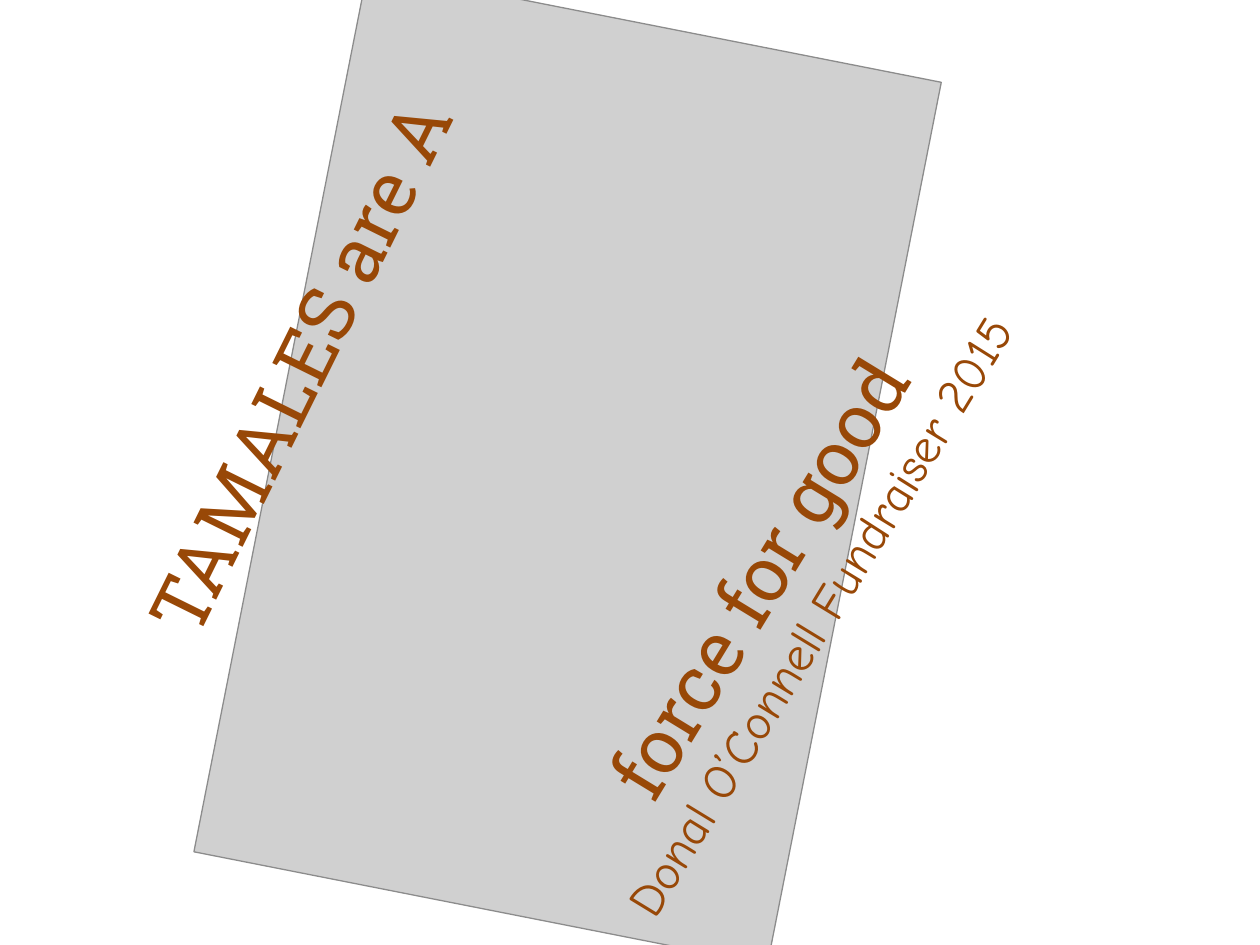
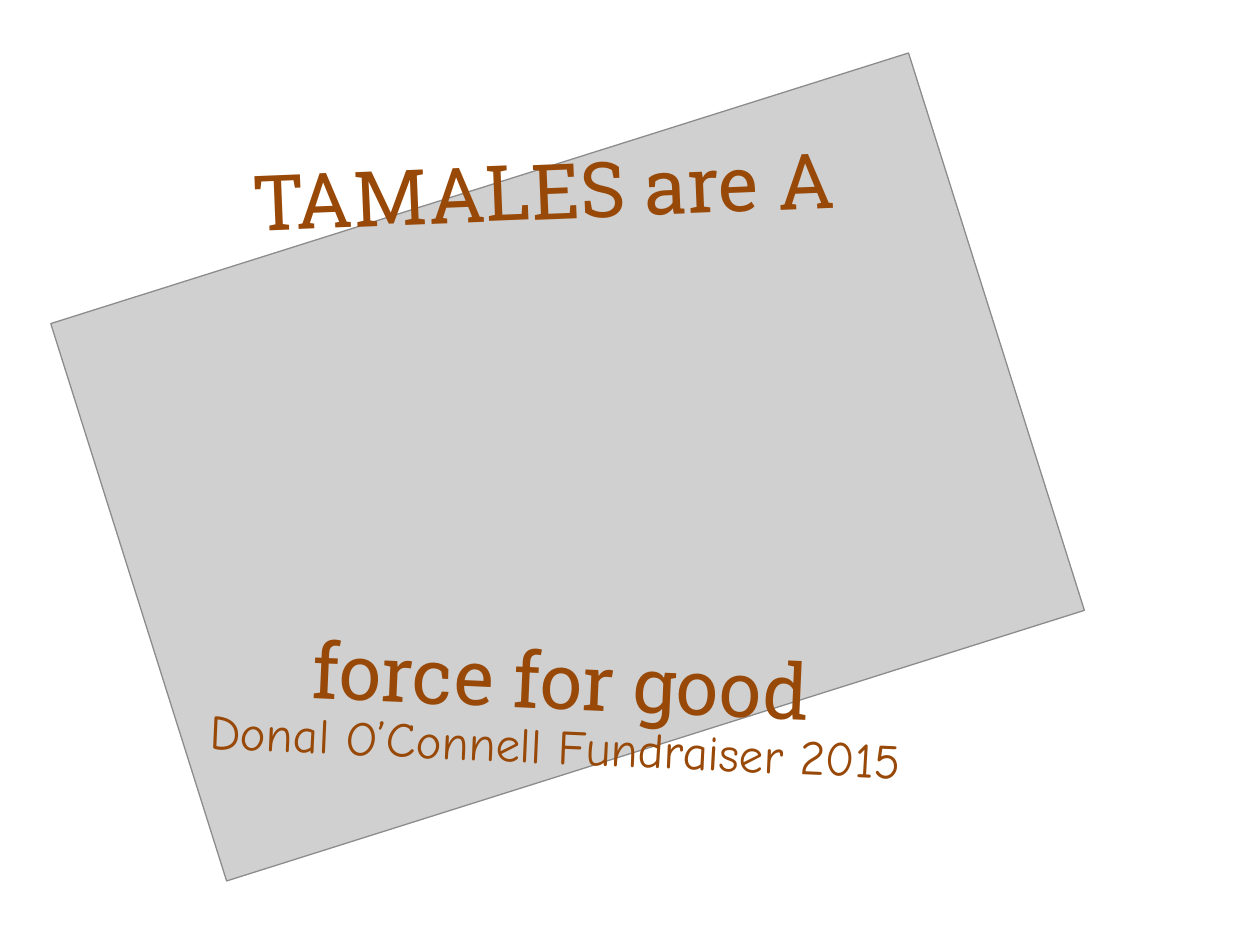
Before and after one commit to coconn/TamaleParty, a slide deck: slide 1 of TamaleParty2015/tamales-magnet.pptx. Drawn at 1260x945 pixels with LibreOffice and Linux fonts; fonts in the diff are those of the drawing; grey boxes stand for pictures. Boxes give left, top, right and bottom in pixels: in the first picture for what was removed or moved away, otherwise in the second. Text is boxed around its words. In the diff, an @@ line names an element or a change of style, - is before the commit and + after.

```diff
--- a/TamaleParty2015/tamales-magnet.pptx
+++ b/TamaleParty2015/tamales-magnet.pptx
@@ picture at [51, 53, 1085, 882]: rotation 11 to 72 degrees @@
@@ text "TAMALES are A": place and size @@
-text "TAMALES are A" at [290, 123, 450, 286]
+text "TAMALES are A" at [253, 149, 837, 250]
@@ text "TAMALES are A" at [253, 149, 837, 250]: rotation 296 to 357 degrees @@
@@ text "force for good": place and size @@
-text "force for good" at [678, 555, 815, 631]
+text "force for good" at [312, 639, 807, 736]
@@ text "force for good" at [312, 639, 807, 736]: rotation 301 to 2 degrees @@
@@ text "Donal O’Connell Fundraiser 2015" at [209, 716, 900, 779]: rotation 301 to 2 degrees @@
@@ text "Donal O’Connell Fundraiser 2015": place and size @@
-text "Donal O’Connell Fundraiser 2015" at [677, 780, 743, 805]
+text "Donal O’Connell Fundraiser 2015" at [209, 716, 900, 779]
```
Also in this commit, not shown: 1 slide added, 15 other files.
